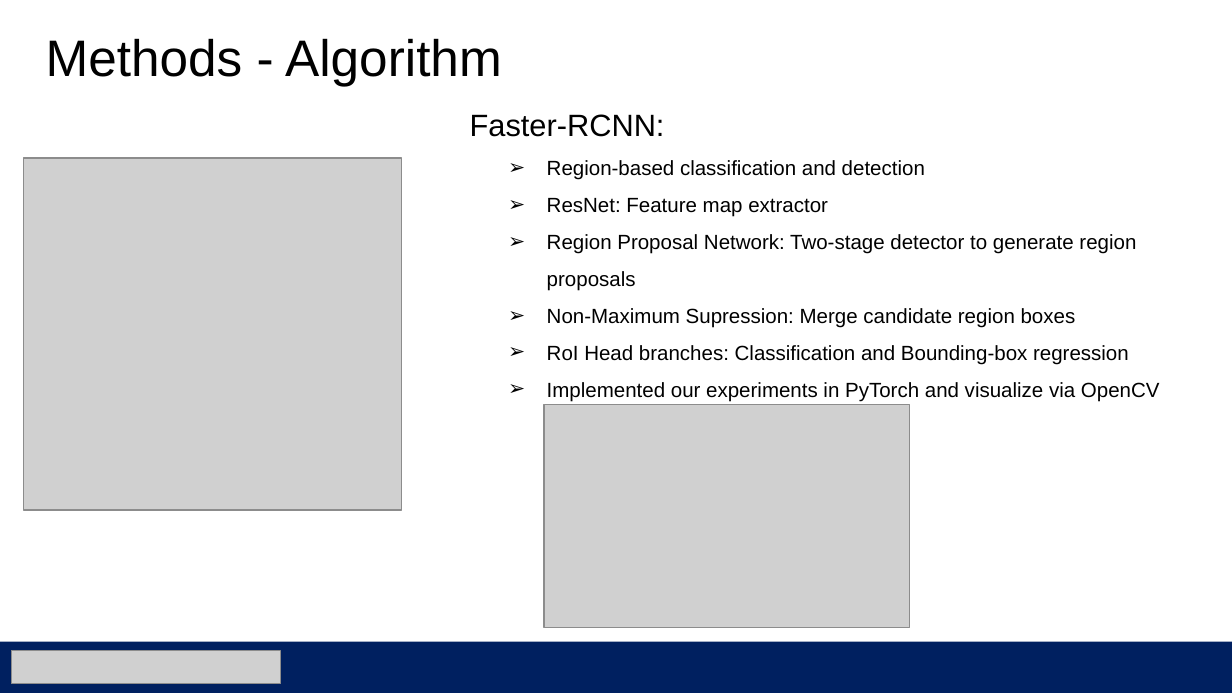
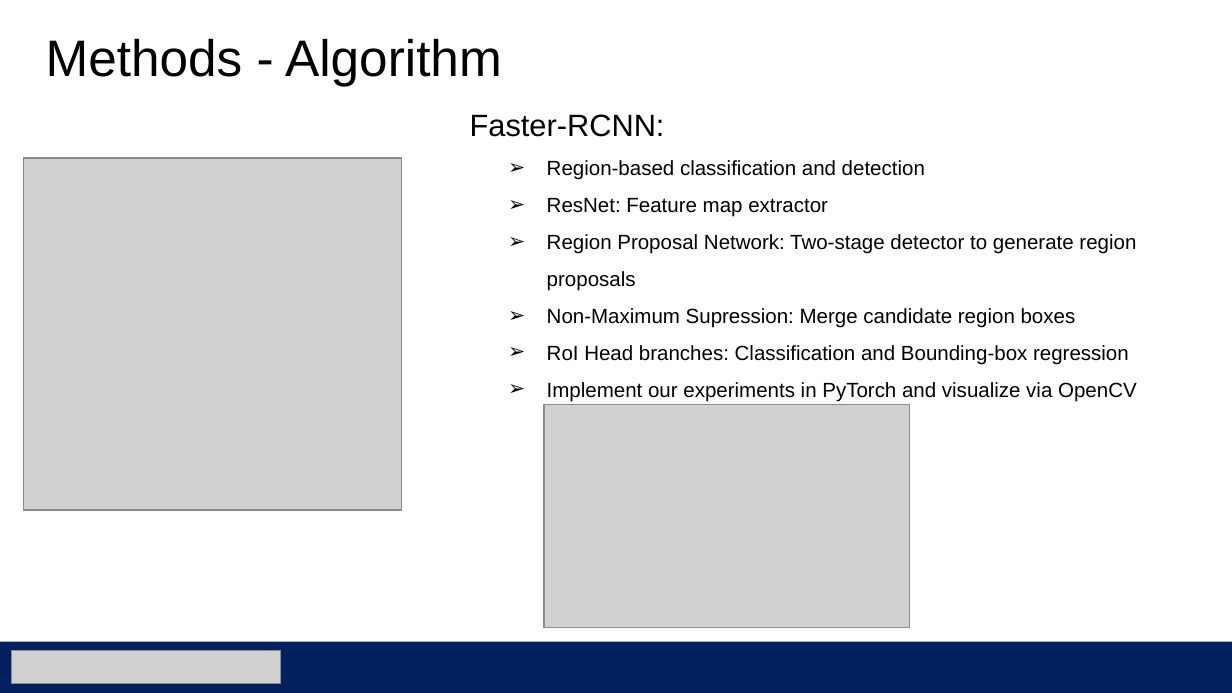
Before and after one commit to yaannnik/Automatic-Image-Labelling-System, a slide deck: slide 2 of Progress presentation#3.pptx. Drawn at 1232x693 pixels with LibreOffice and Linux fonts; fonts in the diff are those of the drawing; grey boxes stand for pictures. Boxes give left, top, right and bottom in pixels: in the first picture for what was removed or moved away, otherwise in the second. Text is boxed around its words. In the diff, an @@ line names an element or a change of style, - is before the commit and + after.

```diff
--- a/Progress presentation#3.pptx
+++ b/Progress presentation#3.pptx
@@ text at box(547, 382, 1137, 401): text changed @@
-➢ Implemented our experiments in PyTorch and visualize via OpenCV
+➢ Implement our experiments in PyTorch and visualize via OpenCV
```
Also in this commit, not shown: 1 other slide changed, 1 slide added, 3 other files.
